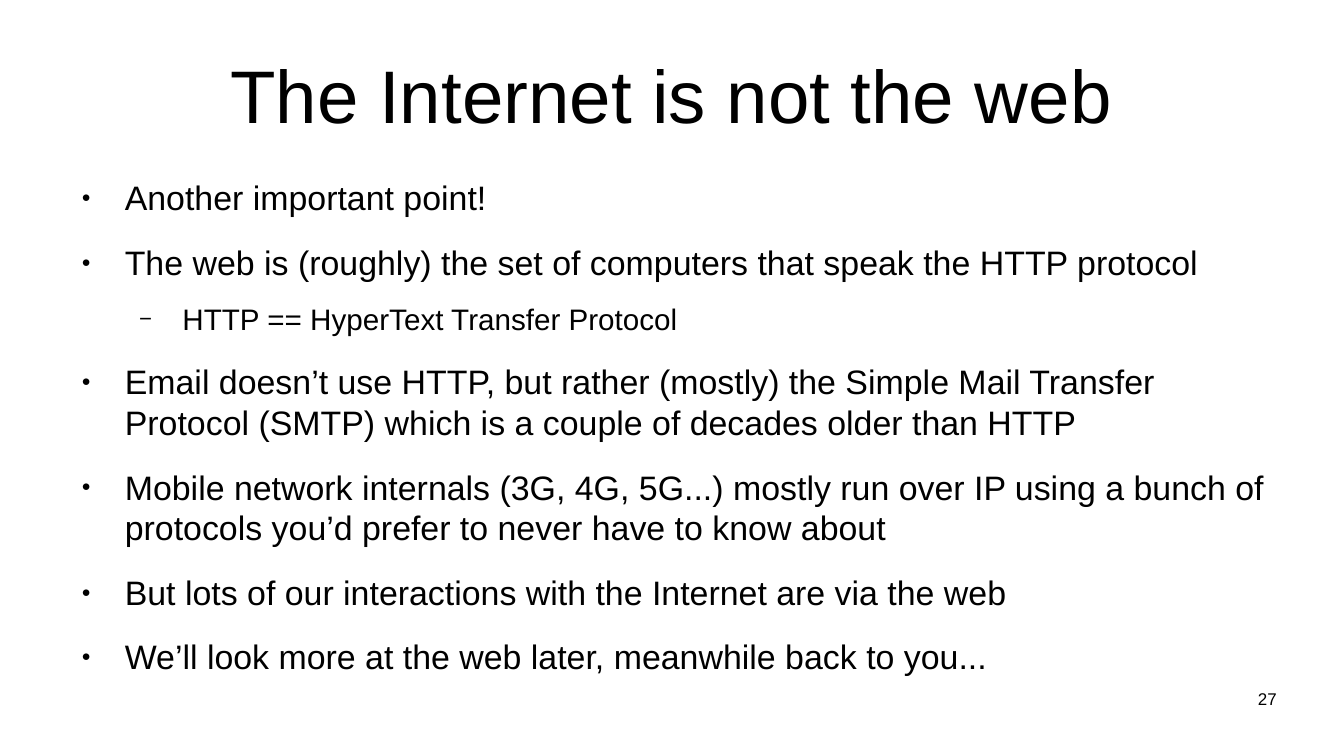
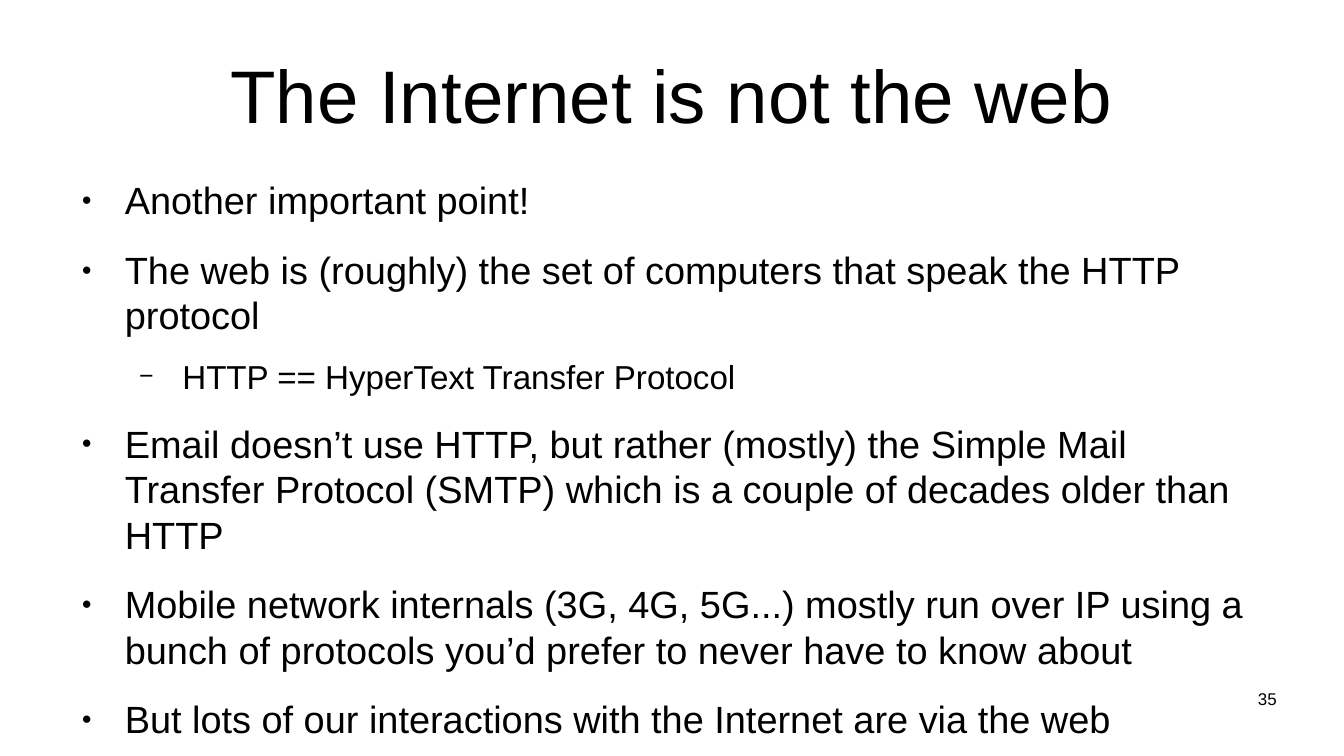
Before and after one commit to sftcd/witidtm, a slide deck: slide 35 of lectures/100-intro.odp (slide 27 before the commit). Drawn at 1344x756 pixels with LibreOffice and Linux fonts; fonts in the diff are those of the drawing. Boxes give left, top, right and bottom in pixels: in the first picture for what was removed or moved away, otherwise in the second. Text is boxed around its words. In the diff, an @@ line names an element or a change of style, - is before the commit and + after.

```diff
--- a/lectures/100-intro.odp
+++ b/lectures/100-intro.odp
@@ text "Another important point!" at [125,186,1243,734]: size 20 to 22.4 pt; size 17.5 to 19.6 pt in "HTTP == HyperText Transfer Protocol" @@
@@ text at [125,644,987,676]: paragraph removed @@
-● We’ll look more at the web later, meanwhile back to you...
@@ page number at [1258,693,1277,705]: text changed @@
-27
+35
```
Also in this commit, not shown: 8 other slides changed, 8 slides added, 1 other file.
